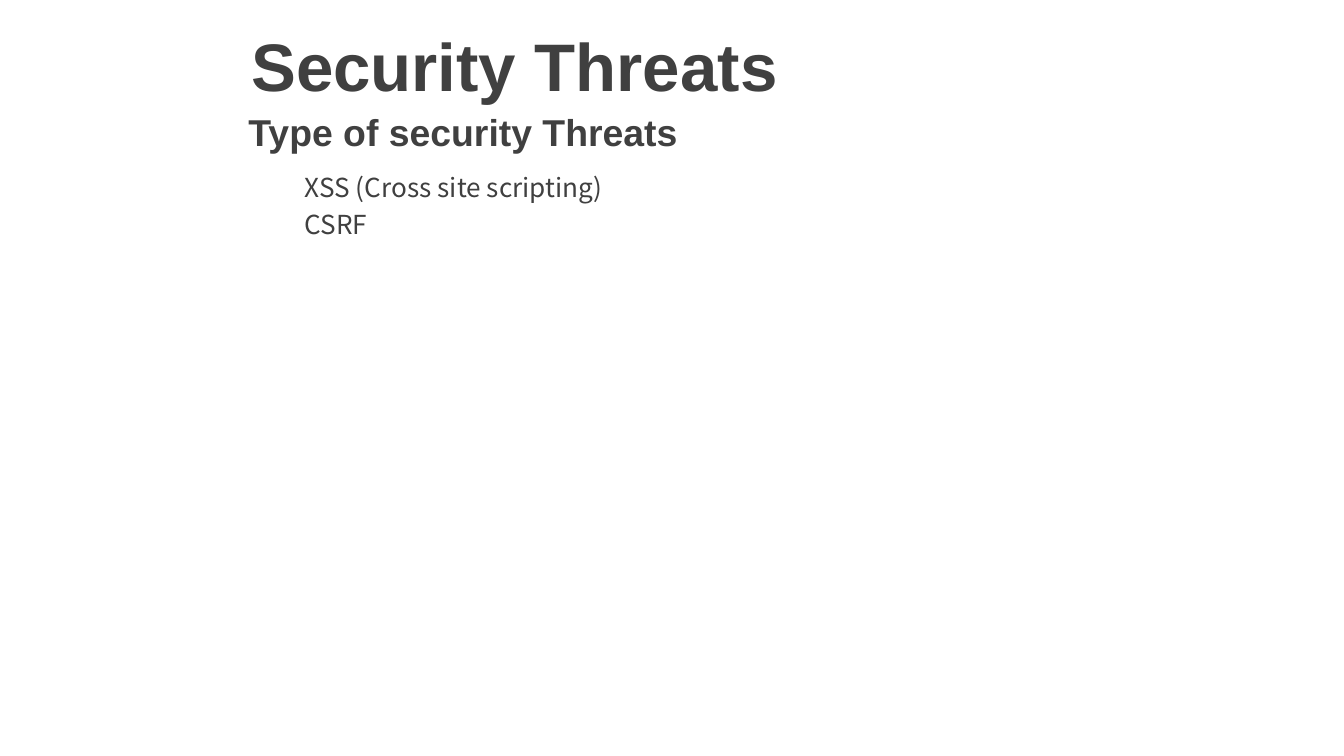
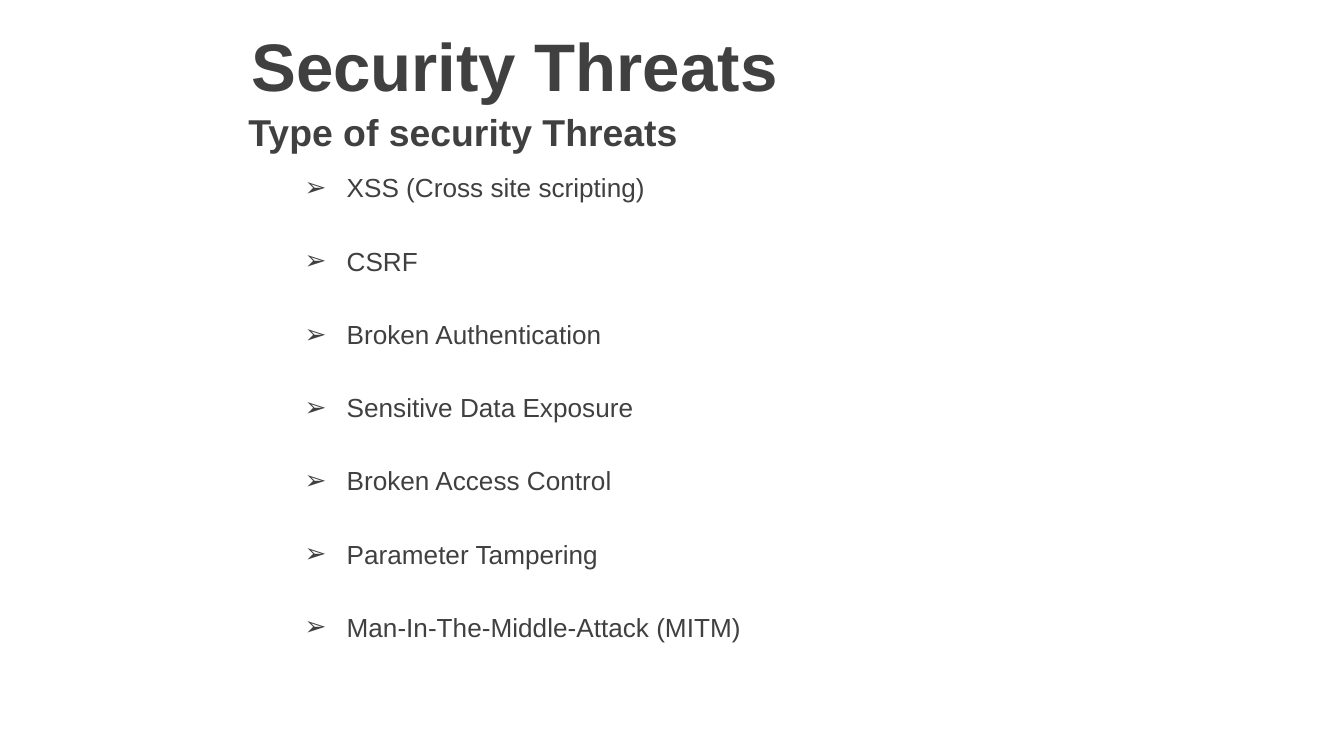
Before and after one commit to vgyureka/DotNetBig, a slide deck: slide 3 of webapiSecurity.pptx. Drawn at 1344x756 pixels with LibreOffice and Linux fonts; fonts in the diff are those of the drawing; background and template pictures are left out. Boxes give left, top, right and bottom in pixels: in the first picture for what was removed or moved away, otherwise in the second. Text is boxed around its words. In the diff, an @@ line names an element or a change of style, - is before the commit and + after.

Commit message:
Add files via upload
web api security - 08 MARCH 2019

```diff
--- a/webapiSecurity.pptx
+++ b/webapiSecurity.pptx
@@ text at (347,178,645,272): font Noto Sans CJK KR to Arial in "XSS (Cross site scripting)", "CSRF"; bullet none to ➢ @@
@@ text at (347,325,740,643): paragraphs added @@
+➢ Broken Authentication
+➢ Sensitive Data Exposure
+➢ Broken Access Control
+➢ Parameter Tampering
+➢ Man-In-The-Middle-Attack (MITM)
```
Also in this commit, not shown: 1 other slide changed, 1 slide added.
